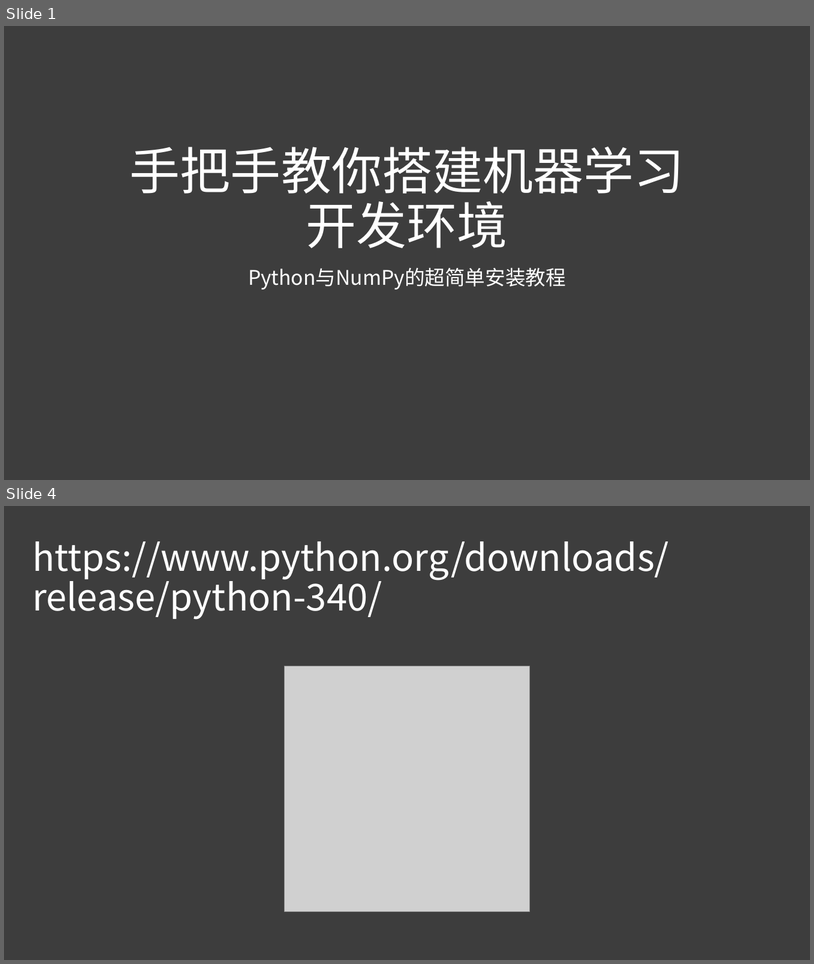
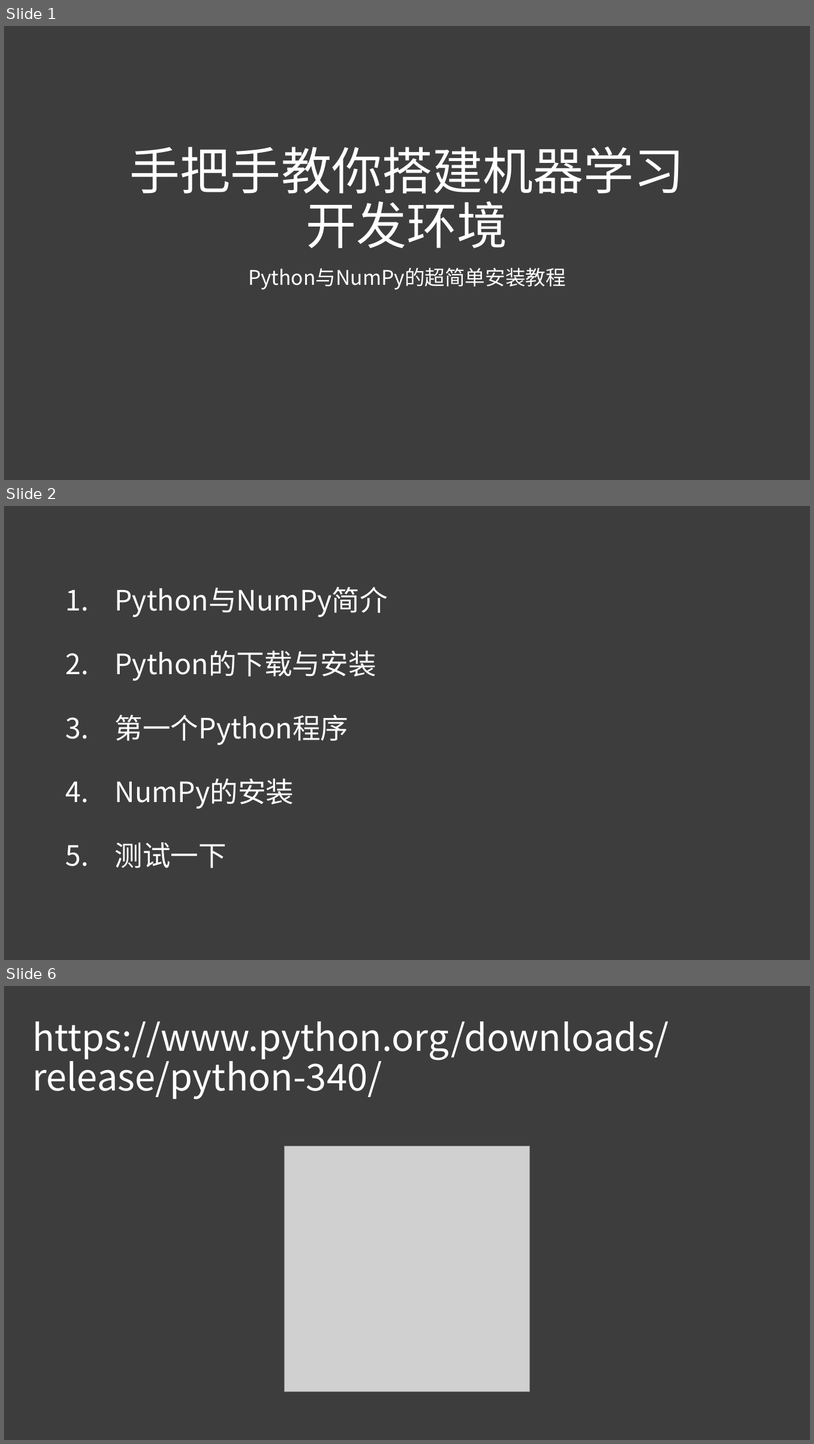
Before and after one commit to niuyi/AITest, a slide deck: docs/python环境搭建.pptx. Shown one above the other, each under a label of ours: slides 1 and 4 before the commit, slides 1, 2 and 6 after it; the slides between them are not shown. The pictures are 814x964 and 814x1444 pixels, drawn with LibreOffice and Linux fonts; fonts in the diff are those of the drawing; grey boxes stand for pictures. Boxes give left, top, right and bottom in pixels: in the first picture for what was removed or moved away, otherwise in the second. Text is boxed around its words. In the diff, an @@ line names an element or a change of style, - is before the commit and + after.

```diff
--- a/docs/python环境搭建.pptx
+++ b/docs/python环境搭建.pptx
@@ slide 2 added at bbox=[4, 506, 810, 960], background #3D3D3D @@
@@ text added at bbox=[114, 586, 388, 868], 33.3 pt, text #FFFFFF @@
+1. Python与NumPy简介
+2. Python的下载与安装
+3. 第一个Python程序
+4. NumPy的安装
+5. 测试一下
@@ what was slide 4 is now slide 6 @@
```
Also in this commit, not shown: 2 slides changed, 7 other slides added, 4 slides removed, 3 other files.
